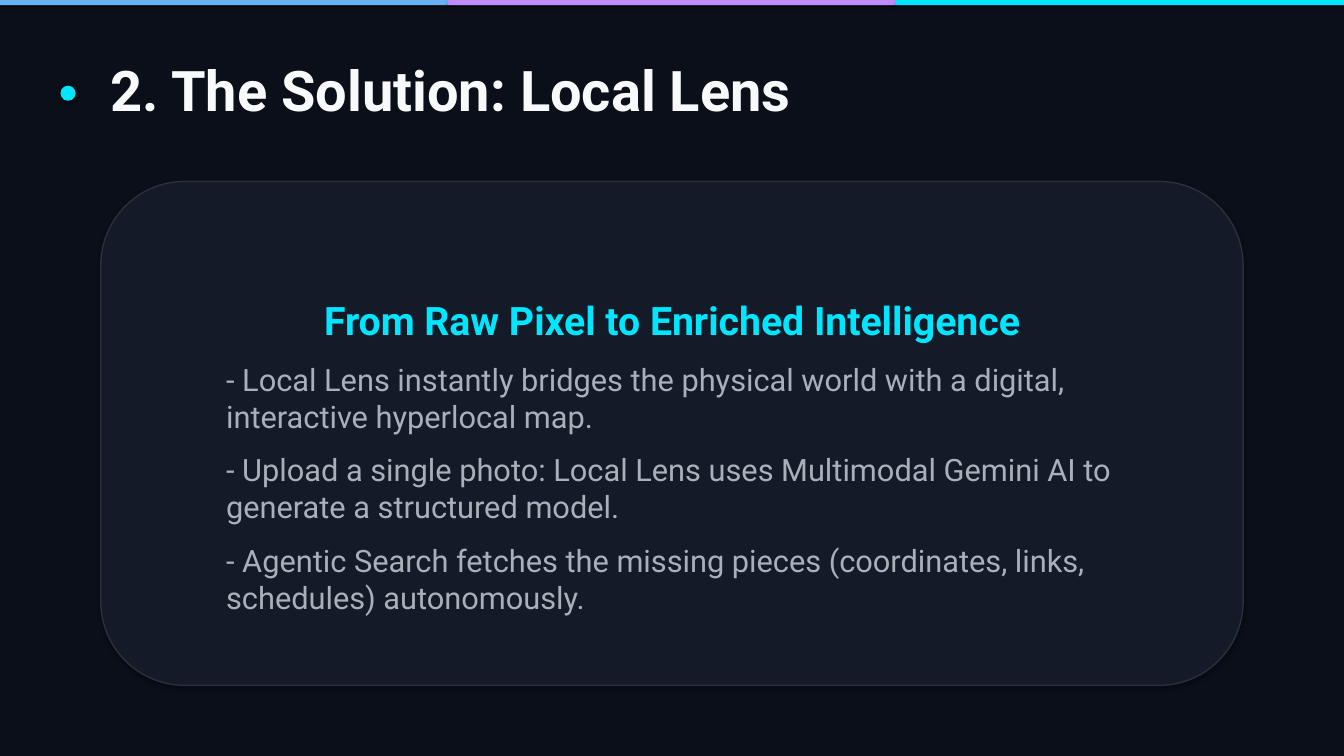
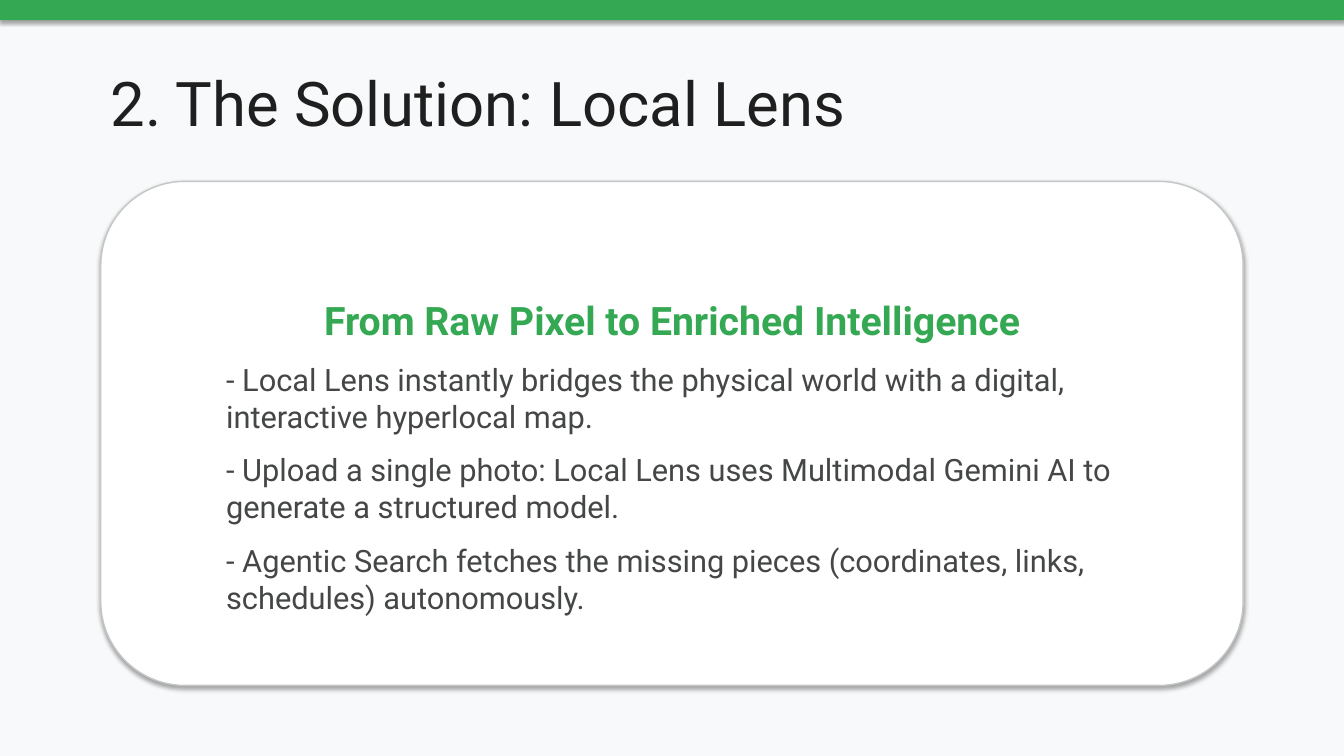
Before and after one commit to sad-squid/gemini-demo, a slide deck: slide 3 of docs/Local_Lens_Pitch_Deck.pptx. Drawn at 1344x756 pixels with LibreOffice and Linux fonts; fonts in the diff are those of the drawing. Boxes give left, top, right and bottom in pixels: in the first picture for what was removed or moved away, otherwise in the second. Text is boxed around its words. In the diff, an @@ line names an element or a change of style, - is before the commit and + after.

```diff
--- a/docs/Local_Lens_Pitch_Deck.pptx
+++ b/docs/Local_Lens_Pitch_Deck.pptx
@@ background #0B0F19 to #F8F9FA @@
@@ rectangle: place and size @@
-rectangle at bbox=[0, 0, 448, 5]
+rectangle at bbox=[0, 0, 1344, 20]
@@ rectangle at bbox=[0, 0, 1344, 20]: fill #6AB0F3 to #34A853 @@
@@ rectangle removed at bbox=[448, 0, 895, 5] @@
@@ rectangle removed at bbox=[896, 0, 1344, 5] @@
@@ ellipse removed at bbox=[60, 86, 76, 101] @@
@@ text "2. The Solution: Local Lens": place and size @@
-text "2. The Solution: Local Lens" at bbox=[111, 69, 791, 112]
+text "2. The Solution: Local Lens" at bbox=[111, 79, 845, 127]
@@ text "2. The Solution: Local Lens" at bbox=[111, 79, 845, 127]: size 40 to 44 pt, text colour #F8F9FA to #1F1F1F, bold off @@
@@ rounded rectangle "From Raw Pixel to Enriched ..." at bbox=[101, 181, 1243, 686]: text colour #00E6FF to #34A853 in "From Raw Pixel to Enriched Intelligence"; text colour #A8B0B9 to #444746 in "- Local Lens instantly bridges the physical ...", "- Upload a single photo: Local Lens ...", "- Agentic Search fetches the missing pieces ..."; fill #141A28 to #FFFFFF; outline #283041 1 pt to #C4C7C5 1 pt @@
```
Also in this commit, not shown: 8 other slides changed, 8 other files.
